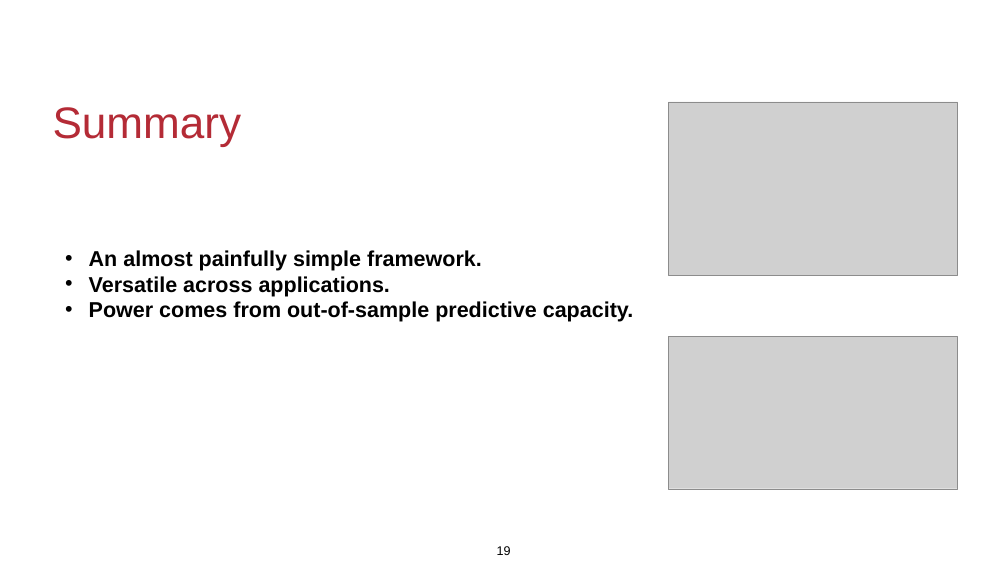
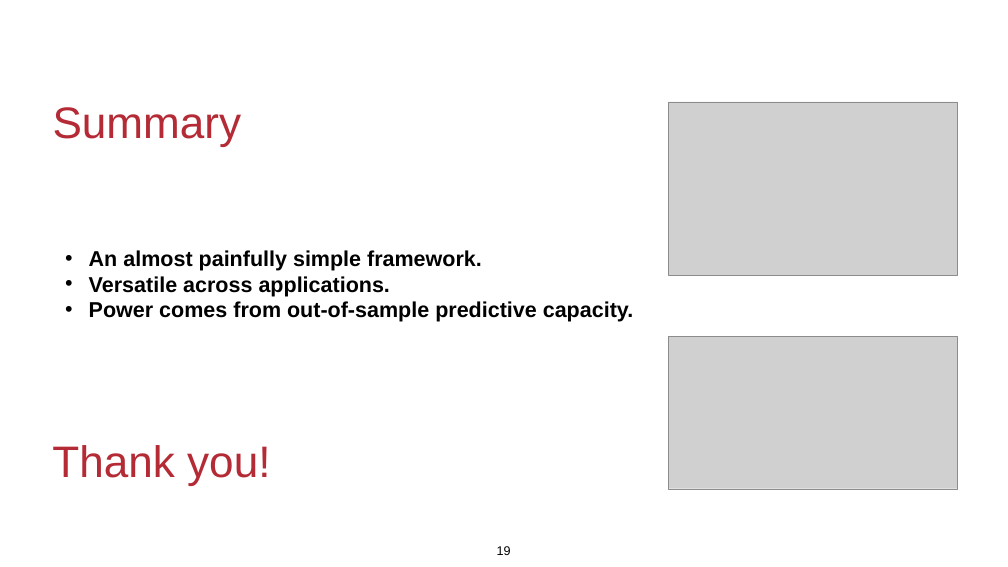
Before and after one commit to terrytianyuzhang/genetic_convergence, a slide deck: slide 19 of presentation/EcoStat2025.pptx. Drawn at 1008x567 pixels with LibreOffice and Linux fonts; fonts in the diff are those of the drawing; grey boxes stand for pictures. Boxes give left, top, right and bottom in pixels: in the first picture for what was removed or moved away, otherwise in the second. Text is boxed around its words. In the diff, an @@ line names an element or a change of style, - is before the commit and + after.

```diff
--- a/presentation/EcoStat2025.pptx
+++ b/presentation/EcoStat2025.pptx
@@ text added at <box>52,445,270,486</box>, 84 pt, text #B42B36 @@
+Thank you!
```
Also in this commit, not shown: 18 other slides changed, 15 other files.
